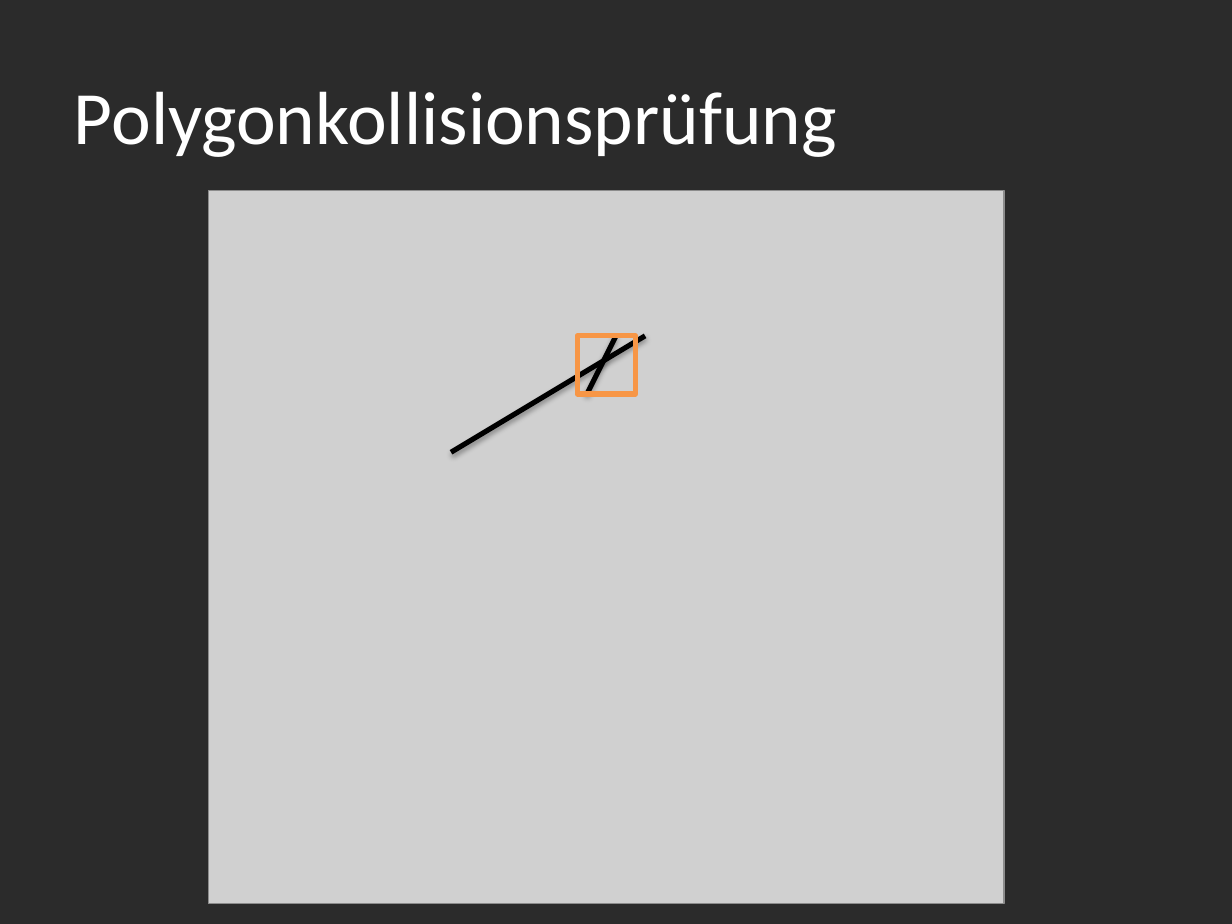
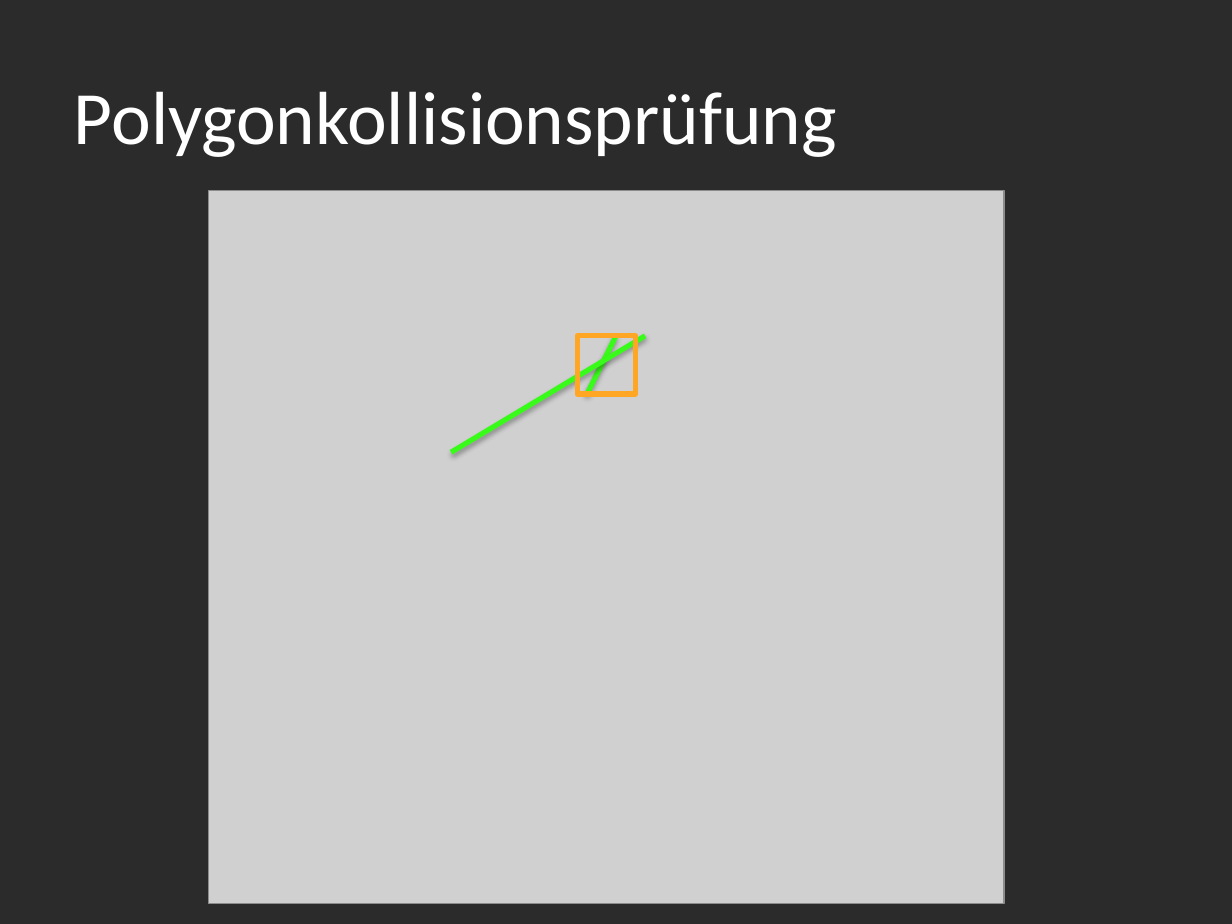
Before and after one commit to manuelTscholl/kubatsch, a slide deck: slide 26 of KuBatsch/docs/presentation/final.pptx (slide 23 before the commit). Drawn at 1232x924 pixels with LibreOffice and Linux fonts; fonts in the diff are those of the drawing; grey boxes stand for pictures; background and template pictures are left out; a plain dark background stands for a picture behind light text. Boxes give left, top, right and bottom in pixels: in the first picture for what was removed or moved away, otherwise in the second. Text is boxed around its words. In the diff, an @@ line names an element or a change of style, - is before the commit and + after.

```diff
--- a/KuBatsch/docs/presentation/final.pptx
+++ b/KuBatsch/docs/presentation/final.pptx
@@ line (451, 452) - (646, 336): stroke #000000 3 pt to #39FB19 3 pt @@
@@ rectangle at (578,336,636,394): outline #F79646 3 pt to #FFA725 3 pt @@
@@ line (586, 394) - (616, 336): stroke #000000 3 pt to #39FB19 3 pt @@
```
Also in this commit, not shown: 4 other slides changed, 8 slides added, 1 slide removed, 1 other file.
